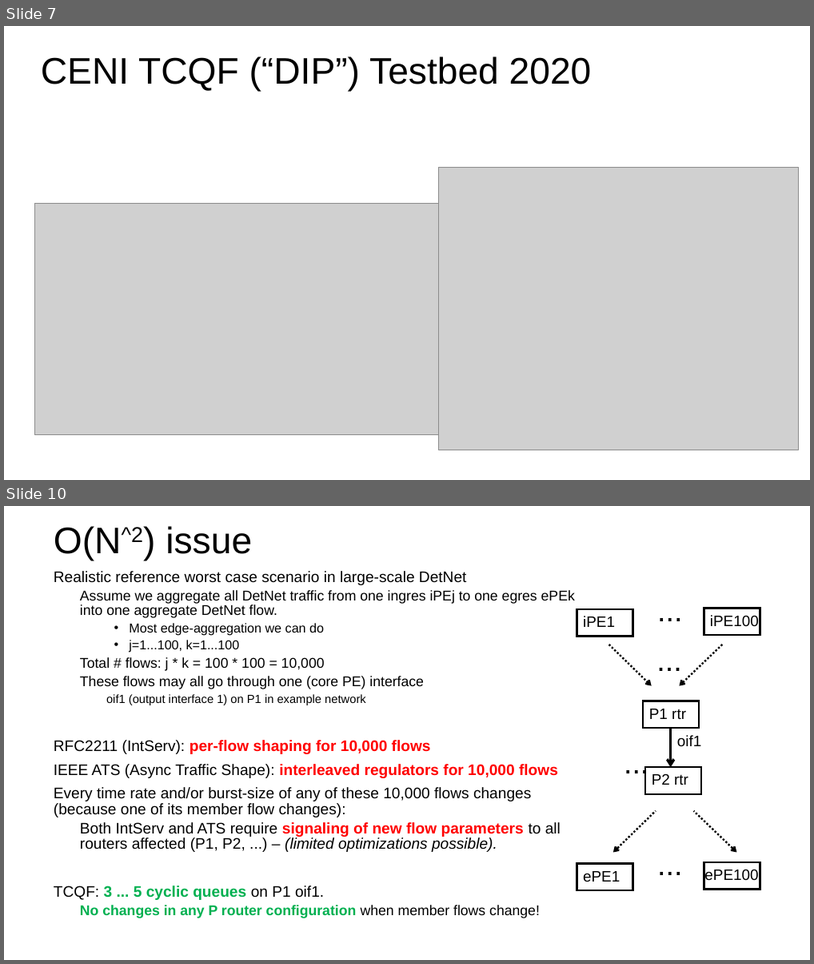
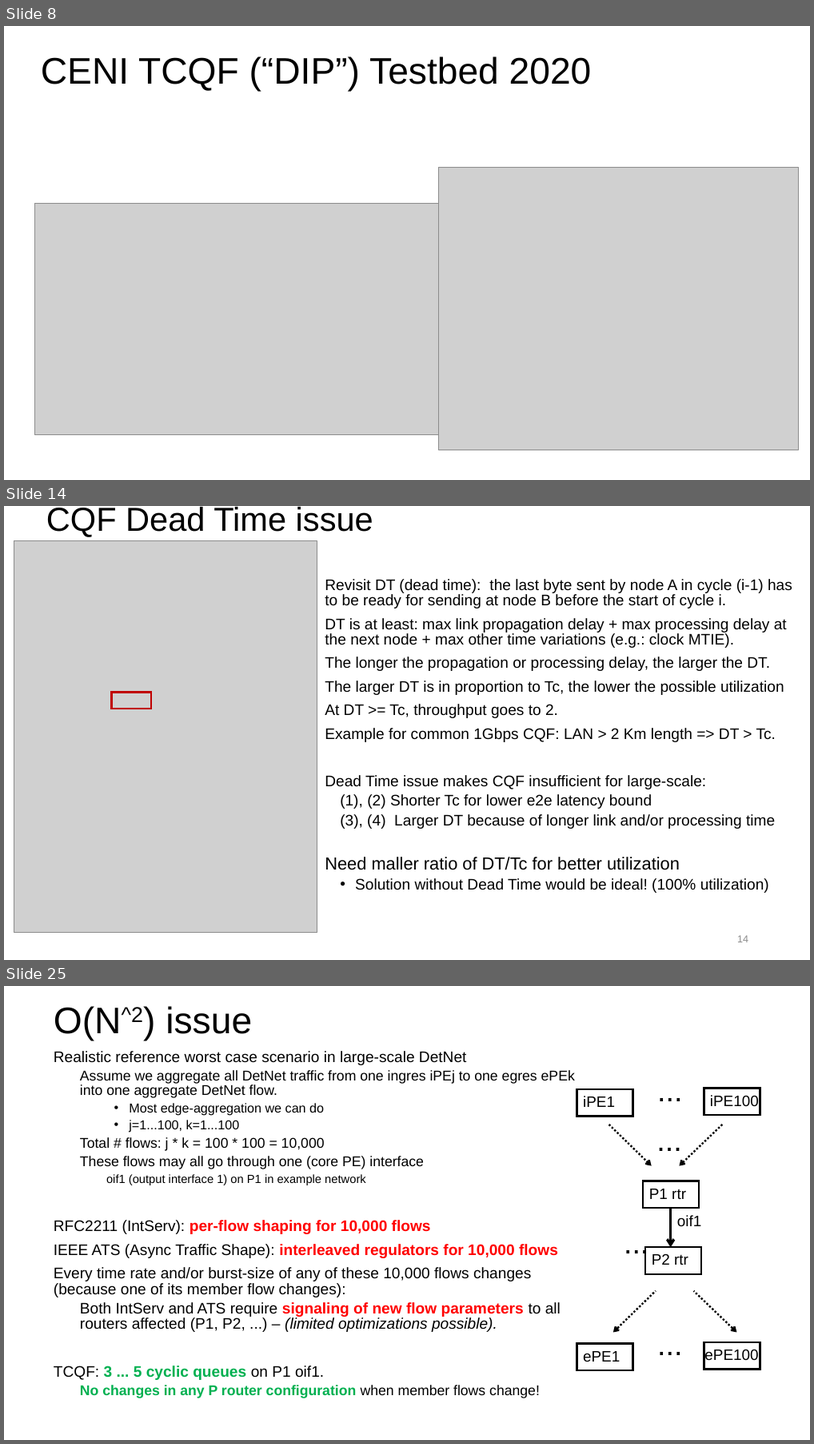
Before and after one commit to toerless/detnet, a slide deck: tcqf-slides.pptx. Shown one above the other, each under a label of ours: slides 7 and 10 before the commit, slides 8, 14 and 25 after it; the slides between them are not shown. The pictures are 814x964 and 814x1444 pixels, drawn with LibreOffice and Linux fonts; fonts in the diff are those of the drawing; grey boxes stand for pictures. Boxes give left, top, right and bottom in pixels: in the first picture for what was removed or moved away, otherwise in the second. Text is boxed around its words. In the diff, an @@ line names an element or a change of style, - is before the commit and + after.

Commit message:
Inital version in case we need it today.

```diff
--- a/tcqf-slides.pptx
+++ b/tcqf-slides.pptx
@@ slide 14 added at (4,506,810,960), background #FFFFFF @@
@@ title added at (46,507,374,537), 39.6 pt, text #000000 @@
+CQF Dead Time issue
@@ picture added at (14,540,318,932) @@
@@ text added at (325,579,793,892), 18.2 pt, text #000000 @@
+• Revisit DT (dead time): the last byte sent by node A in cycle (i-1) has to be ready for sending at node B before the start of cycle i.
+• DT is at least: max link propagation delay + max processing delay at the next node + max other time variations (e.g.: clock MTIE).
+• The longer the propagation or processing delay, the larger the DT.
+• The larger DT is in proportion to Tc, the lower the possible utilization
+• At DT >= Tc, throughput goes to 2.
+• Example for common 1Gbps CQF: LAN > 2 Km length => DT > Tc.
+• Dead Time issue makes CQF insufficient for large-scale:
+  (1) , (2) Shorter Tc for lower e2e latency bound
+  (3), (4) Larger DT because of longer link and/or processing time
+• Need maller ratio of DT/Tc for better utilization
+  • Solution without Dead Time would be ideal! (100% utilization)
@@ rectangle added at (112,692,152,708), outline #C00000 2.25 pt @@
@@ page number added at (738,935,749,942), 12 pt, text #8C8C8C @@
+14
@@ what was slide 7 is now slide 8 @@
@@ what was slide 10 is now slide 25 @@
```
Also in this commit, not shown: 6 slides changed, 21 other slides added, 3 slides removed.
